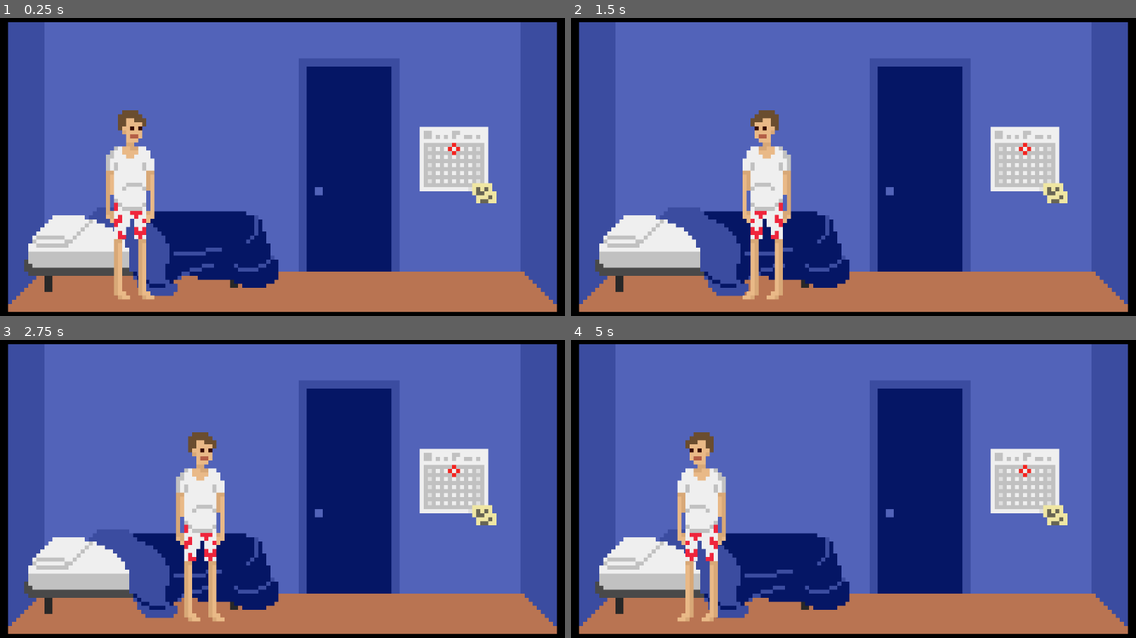
Above: before the commit, frames 1-4 (two rows, left to right).
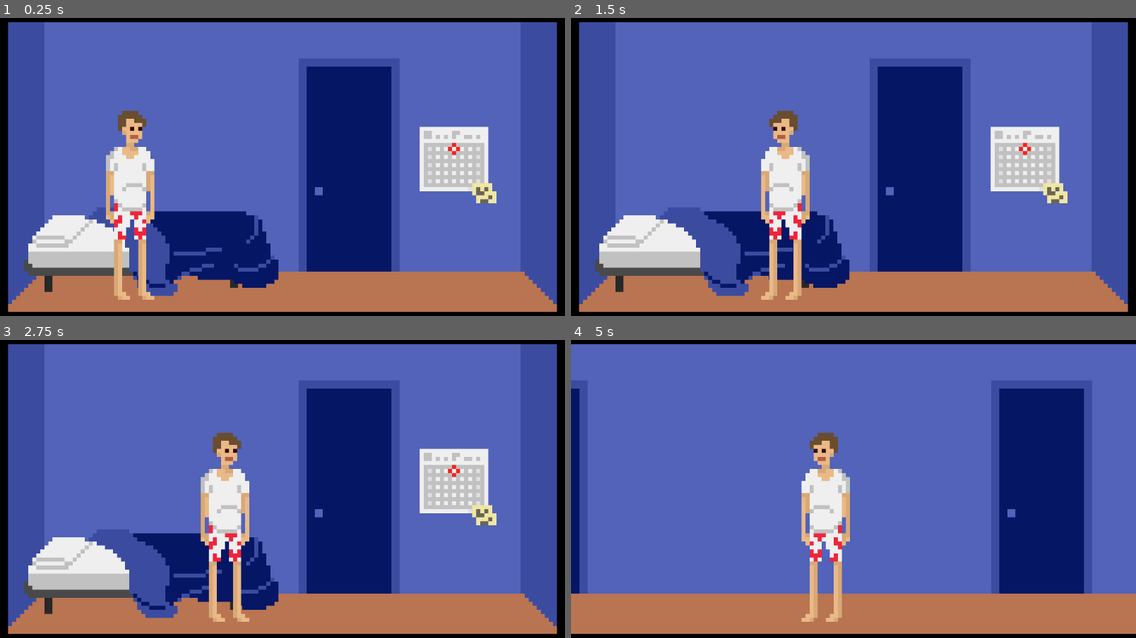
Above: after the commit, the same moments.

Repository: lthammond/CS315-midterm-Halfway_There
Game: Godot game, scene res://src/Bedroom.tscn
The game is run twice, just before and just after one commit, with the same random seed, the same clock (stepped at 60 frames per second) and the same inputs.
Inputs:
- Up to frame 1 (0.25 s): no input
- Up to frame 2 (1.5 s): tap Enter at 0.5 s; hold Right (move_right) 0.53-1.28 s; hold Up (interact) 0.53-1.28 s; hold Left (move_left) from 1.28 s (still down); tap Up (interact) at 1.35 s
- Up to frame 3 (2.75 s): release Left (move_left) at 2.03 s; hold Right (move_right) from 2.03 s (still down); hold Up (interact) from 2.03 s (still down)
- Up to frame 4 (5 s): release Up (interact) at 2.78 s; tap Up (interact) at 2.85, 4.35 s; release Right (move_right) at 3.53 s; hold Up (interact) 3.53-4.28 s; hold Left (move_left) from 3.53 s (still down)

The runs differ from the first frame. In frame 1, 0.2% of the frame differs, in the area x 18-28%, y 30-95%; in frame 2, 4.6%; in frame 3, 4.8%; in frame 4, 53%, in the area x 0-100%, y 1-99%.

Commit message:
Fix warning

Diff:
--- a/project/project.godot
+++ b/project/project.godot
@@ -13,6 +13,10 @@
 config/name="Midterm_Jam"
 run/main_scene="res://src/Bedroom.tscn"
 config/icon="res://icon.png"
+
+[autoload]
+
+PlayerPositionThroughDoor="*res://src/PlayerPositionThroughDoor.gd"
 
 [display]
 
--- /dev/null
+++ b/project/src/Bedroom.gd
@@ -0,0 +1,7 @@
+extends Node2D
+
+func _ready():
+	if PlayerPositionThroughDoor.door_name:
+		var door_node = find_node(PlayerPositionThroughDoor.door_name)
+		if door_node:
+			$Player.global_position = door_node.global_position
--- a/project/src/Bedroom.tscn
+++ b/project/src/Bedroom.tscn
@@ -1,10 +1,12 @@
-[gd_scene load_steps=4 format=2]
+[gd_scene load_steps=5 format=2]
 
 [ext_resource path="res://src/Door.tscn" type="PackedScene" id=1]
 [ext_resource path="res://assets/backgrounds/bedroomBackground.png" type="Texture" id=2]
 [ext_resource path="res://src/Player.tscn" type="PackedScene" id=3]
+[ext_resource path="res://src/Bedroom.gd" type="Script" id=4]
 
 [node name="Bedroom" type="Node2D"]
+script = ExtResource( 4 )
 
 [node name="Background" type="Sprite" parent="."]
 position = Vector2( 0, 0.05896 )
--- a/project/src/Door.gd
+++ b/project/src/Door.gd
@@ -13,3 +13,5 @@
 
 	if next_scene != OK:
 		print("Something went wrong while switching scenes")
+
+	PlayerPositionThroughDoor.door_name = name
--- /dev/null
+++ b/project/src/Hallway.gd
@@ -0,0 +1,7 @@
+extends Node2D
+
+func _ready():
+	if PlayerPositionThroughDoor.door_name:
+		var door_node = find_node(PlayerPositionThroughDoor.door_name)
+		if door_node:
+			$Player.global_position = door_node.global_position
--- a/project/src/Hallway.tscn
+++ b/project/src/Hallway.tscn
@@ -1,10 +1,12 @@
-[gd_scene load_steps=4 format=2]
+[gd_scene load_steps=5 format=2]
 
 [ext_resource path="res://assets/backgrounds/hallwayBackground.png" type="Texture" id=1]
 [ext_resource path="res://src/Door.tscn" type="PackedScene" id=2]
 [ext_resource path="res://src/Player.tscn" type="PackedScene" id=3]
+[ext_resource path="res://src/Hallway.gd" type="Script" id=4]
 
 [node name="Hallway" type="Node2D"]
+script = ExtResource( 4 )
 
 [node name="Sprite" type="Sprite" parent="."]
 scale = Vector2( 8, 8 )
--- a/project/src/Player.gd
+++ b/project/src/Player.gd
@@ -1,12 +1,13 @@
 extends KinematicBody2D
 
 var velocity := Vector2()
-var mass := 10
-var run_speed := 80
+var gravity := 100000
+var run_speed := 150
 var friction := 10
 
 
-func _physics_process(delta):
+func _physics_process(_delta):
+	velocity.y += gravity
 	velocity = move_and_slide(velocity, Vector2(0, -1))
 
 
--- /dev/null
+++ b/project/src/PlayerPositionThroughDoor.gd
@@ -0,0 +1,3 @@
+extends Node
+
+var door_name = null
Binary file changed: project/assets/backgrounds/hallwayBackground.png
Not shown, changed: raw_assets/backgrounds/hallwayBackground.png
Not shown, changed: raw_assets/backgrounds/livingRoomBackground.png
